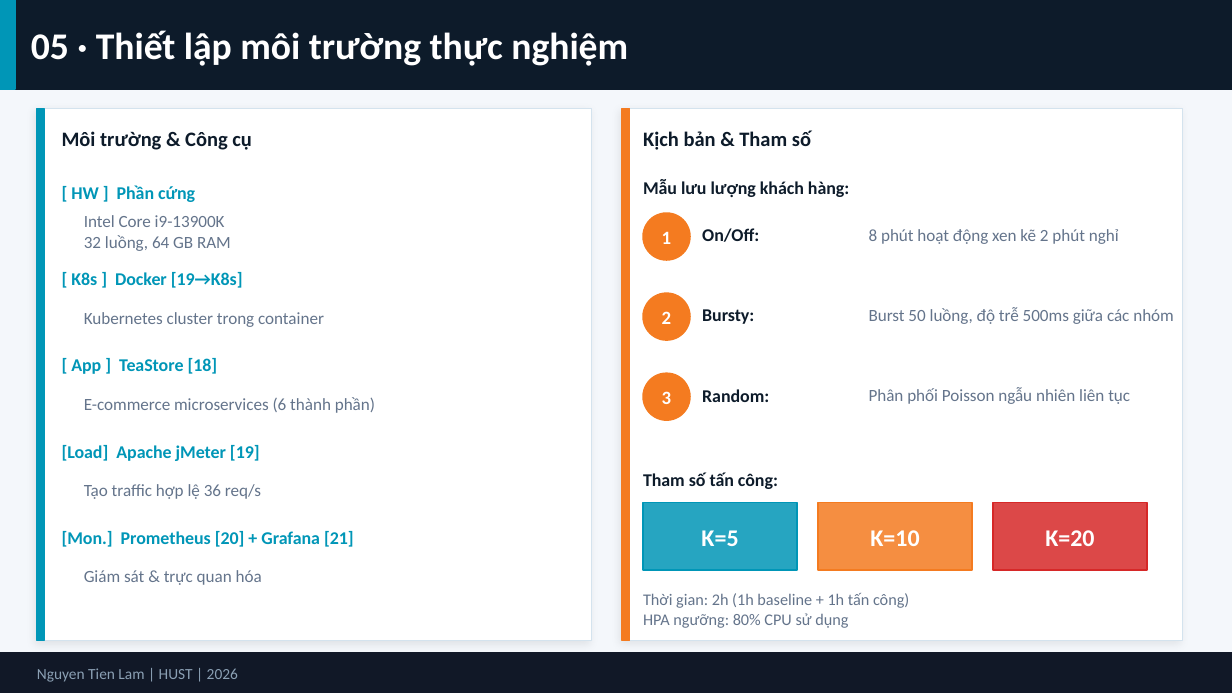
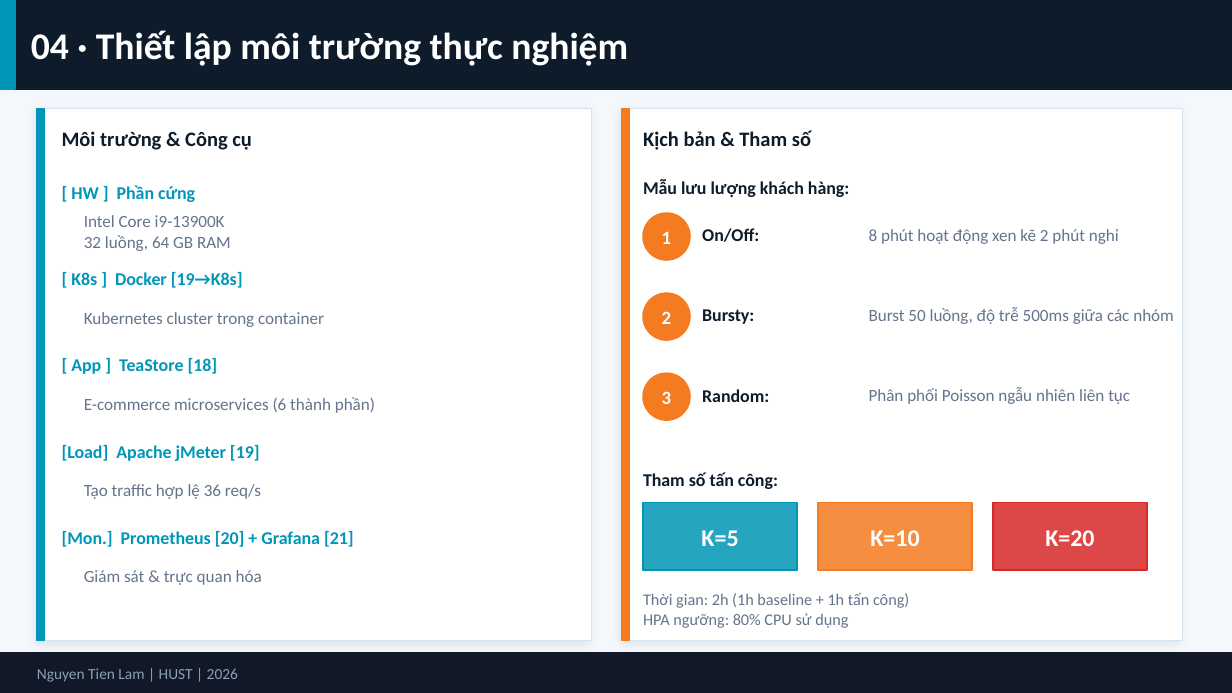
Before and after one commit to tienlamict/edos-demo, a slide deck: slide 13 of report/edos_slide.pptx (slide 8 before the commit). Drawn at 1232x693 pixels with LibreOffice and Linux fonts; fonts in the diff are those of the drawing. Boxes give left, top, right and bottom in pixels: in the first picture for what was removed or moved away, otherwise in the second. Text is boxed around its words. In the diff, an @@ line names an element or a change of style, - is before the commit and + after.

```diff
--- a/report/edos_slide.pptx
+++ b/report/edos_slide.pptx
@@ text at (31,30,628,66): text changed @@
-05 · Thiết lập môi trường thực nghiệm
+04 · Thiết lập môi trường thực nghiệm
```
Also in this commit, not shown: 6 other slides changed, 5 slides added, 2 slides removed.
